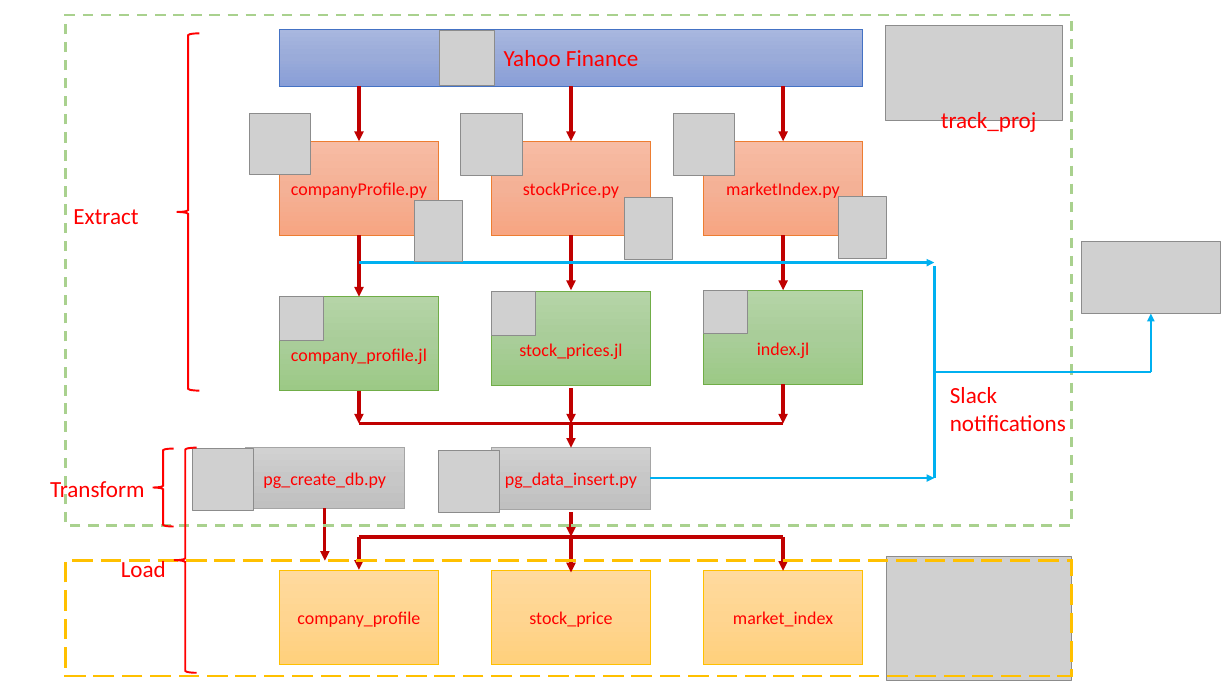
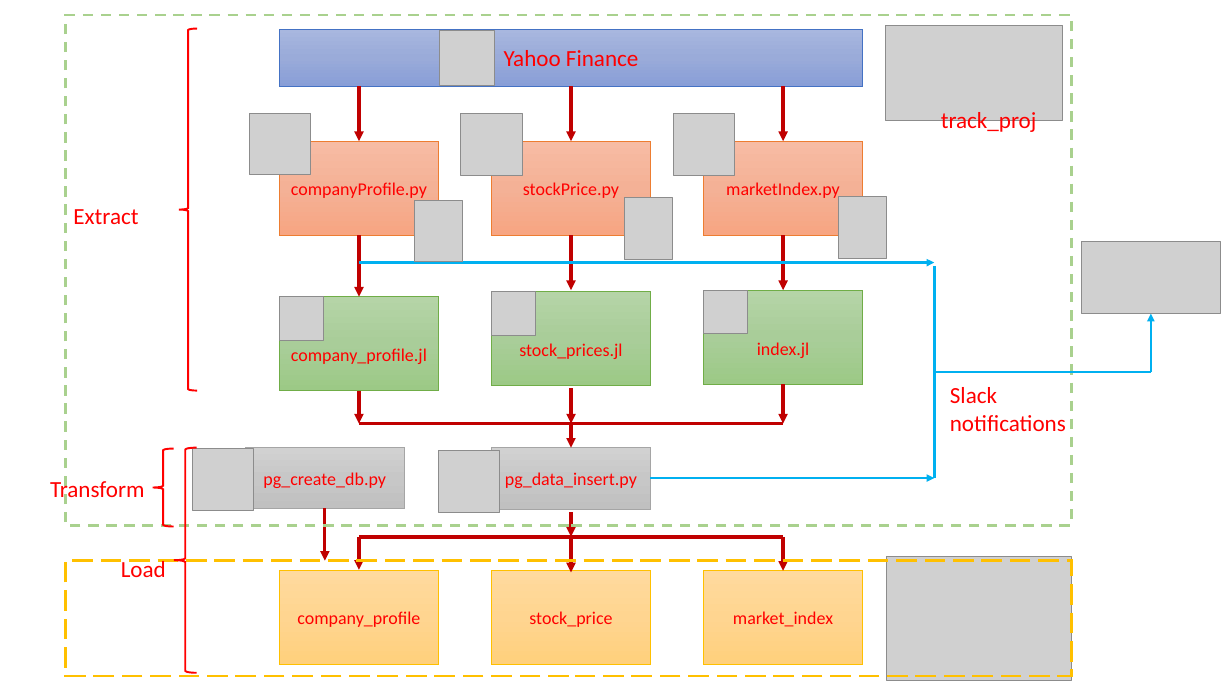
Before and after one commit to NikhilSawal/investment_portfolio, a slide deck: slide 2 of misc_files/project_slides.pptx. Drawn at 1232x693 pixels with LibreOffice and Linux fonts; fonts in the diff are those of the drawing; grey boxes stand for pictures. Boxes give left, top, right and bottom in pixels: in the first picture for what was removed or moved away, otherwise in the second. Text is boxed around its words. In the diff, an @@ line names an element or a change of style, - is before the commit and + after.

```diff
--- a/misc_files/project_slides.pptx
+++ b/misc_files/project_slides.pptx
@@ left brace: place and size @@
-left brace at (177,33,200,391)
+left brace at (179,29,198,391)
@@ left brace at (179,29,198,391): fill #FFFFFF to none @@
```
Also in this commit, not shown: 1 other slide changed, 3 other files.
